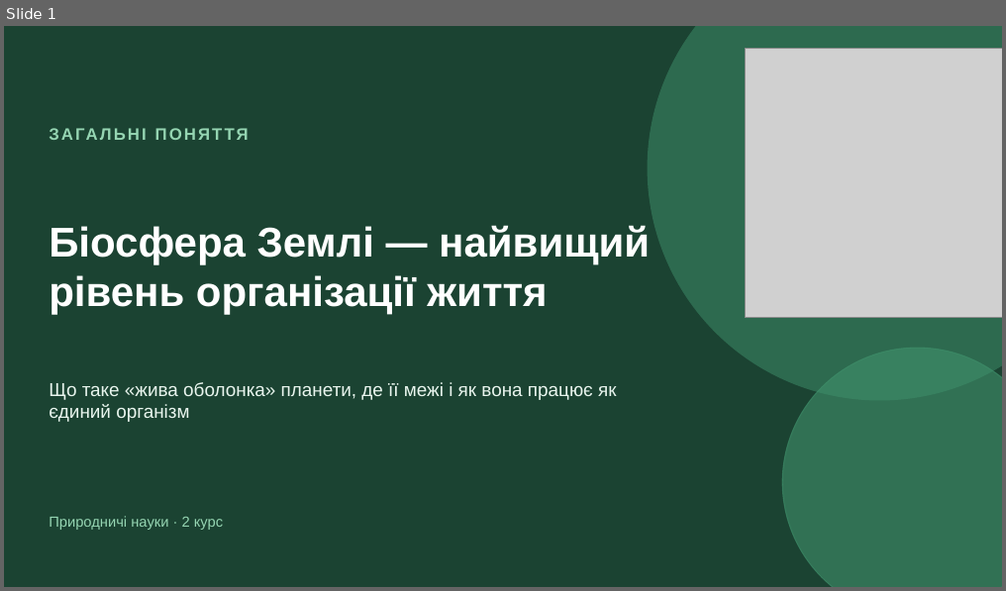
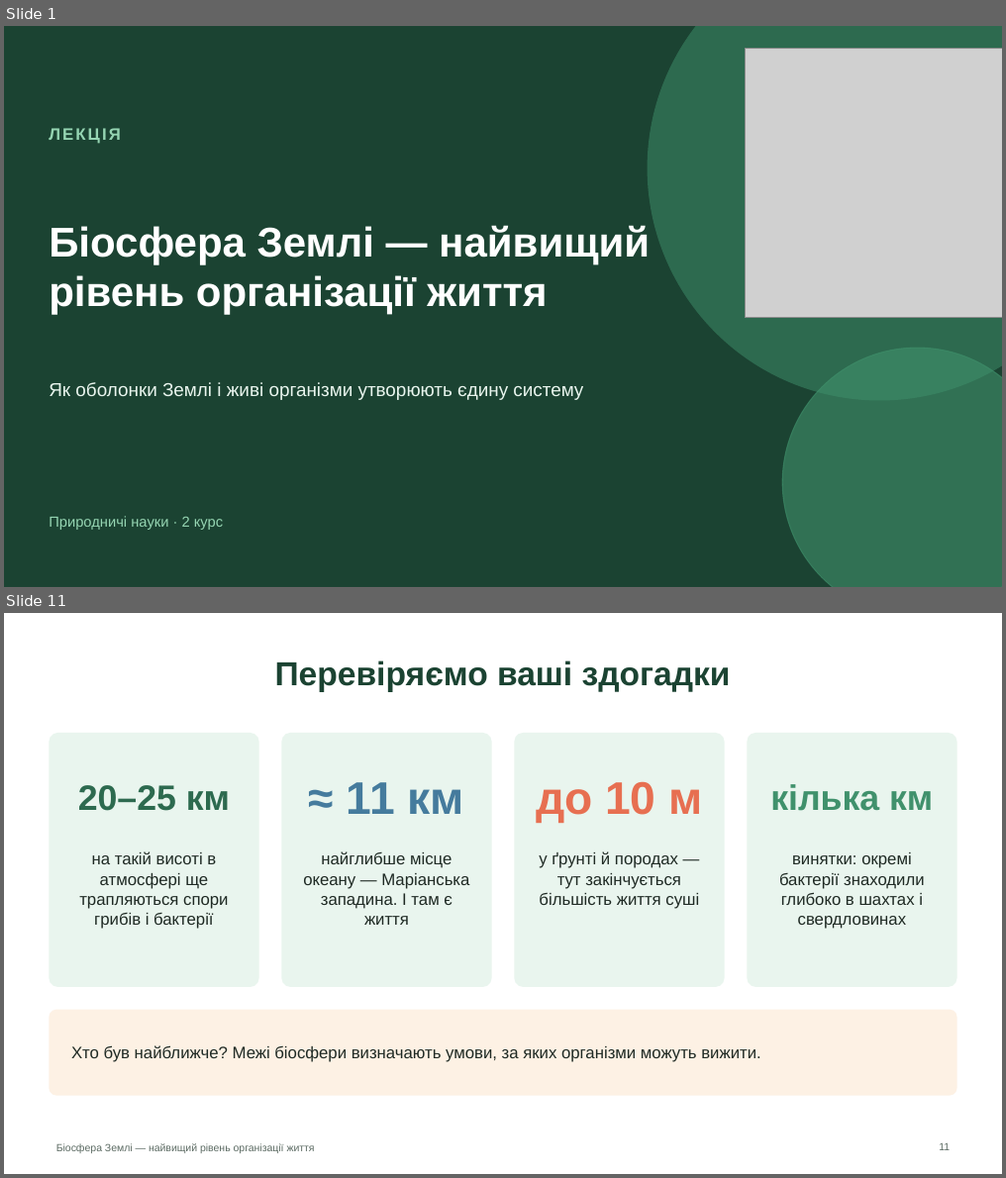
Before and after one commit to batalovatetyana-boop/-1, a slide deck: presentations/00_Біосфера_Землі.pptx. Shown one above the other, each under a label of ours: slide 1 before the commit, slides 1 and 11 after it; the slides between them are not shown. The pictures are 1006x591 and 1006x1178 pixels, drawn with LibreOffice and Linux fonts; fonts in the diff are those of the drawing; grey boxes stand for pictures. Boxes give left, top, right and bottom in pixels: in the first picture for what was removed or moved away, otherwise in the second. Text is boxed around its words. In the diff, an @@ line names an element or a change of style, - is before the commit and + after.

```diff
--- a/presentations/00_Біосфера_Землі.pptx
+++ b/presentations/00_Біосфера_Землі.pptx
@@ slide 11 added at [4, 613, 1002, 1174], background #FFFFFF @@
@@ title added at [275, 661, 731, 692], 32 pt, text #1B4332, bold @@
+Перевіряємо ваші здогадки
@@ rounded rectangle added at [49, 733, 259, 987], fill #E9F5EE @@
@@ rounded rectangle added at [282, 733, 492, 987], fill #E9F5EE @@
@@ rounded rectangle added at [515, 733, 725, 987], fill #E9F5EE @@
@@ rounded rectangle added at [746, 733, 957, 987], fill #E9F5EE @@
@@ text added at [78, 785, 230, 811], 34 pt, text #2D6A4F, bold @@
+20–25 км
@@ text added at [347, 782, 464, 814], 44 pt, text #457B9D, bold @@
+≈ 11 км
@@ text added at [536, 782, 702, 823], 44 pt, text #E76F51, bold @@
+до 10 м
@@ text added at [770, 784, 933, 811], 34 pt, text #40916C, bold @@
+кілька км
@@ text added at [79, 852, 228, 929], 16 pt, text #1F2A24 @@
+на такій висоті в атмосфері ще трапляються спори грибів і бактерії
@@ text added at [303, 852, 469, 925], 16 pt, text #1F2A24 @@
+найглибше місце океану — Маріанська западина. І там є життя
@@ text added at [539, 852, 699, 909], 16 pt, text #1F2A24 @@
+у ґрунті й породах — тут закінчується більшість життя суші
@@ text added at [779, 853, 925, 929], 16 pt, text #1F2A24 @@
+винятки: окремі бактерії знаходили глибоко в шахтах і свердловинах
@@ rounded rectangle added at [49, 1010, 957, 1096], fill #FDF1E4 @@
@@ text added at [71, 1046, 760, 1062], 16 pt, text #1F2A24 @@
+Хто був найближче? Межі біосфери визначають умови, за яких організми можуть вижити.
@@ text added at [56, 1144, 315, 1154], 10 pt, text #5C6B63 @@
+Біосфера Землі — найвищий рівень організації життя
@@ page number added at [939, 1144, 949, 1151], 10 pt, text #5C6B63 @@
+11
@@ slide 1 changed as well @@
@@ text at [49, 128, 121, 144]: text changed @@
-ЗАГАЛЬНІ ПОНЯТТЯ
+ЛЕКЦІЯ
@@ text at [49, 382, 583, 400]: text changed @@
-Що таке «жива оболонка» планети, де її межі і як вона працює як єдиний організм
+Як оболонки Землі і живі організми утворюють єдину систему
```
Also in this commit, not shown: 13 other slides changed, 13 other slides added, 30 slides removed, 2 other files.
